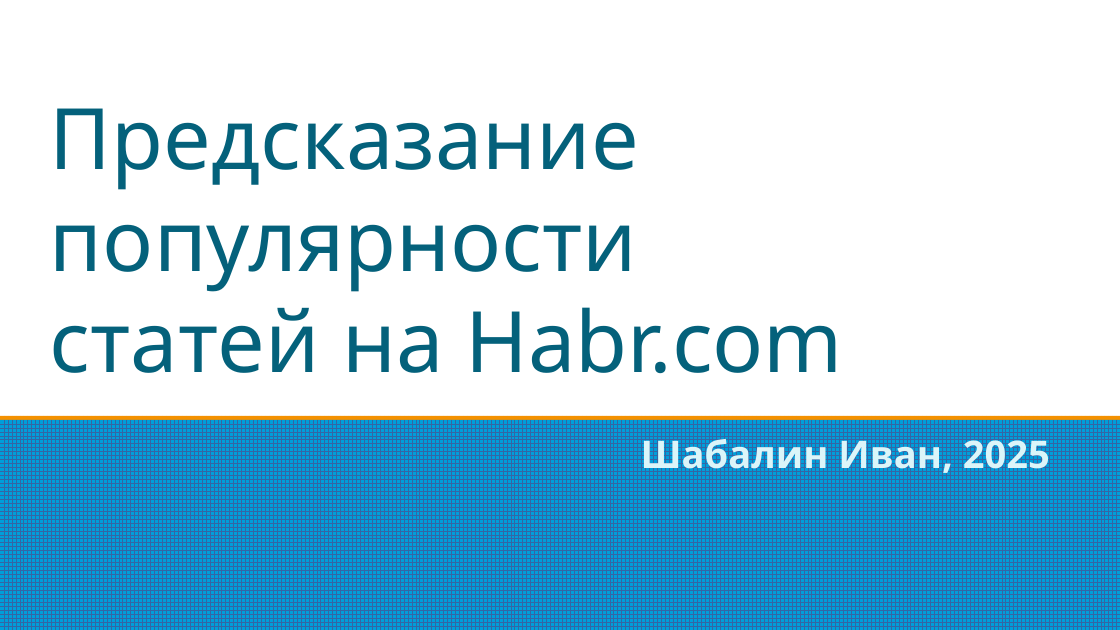
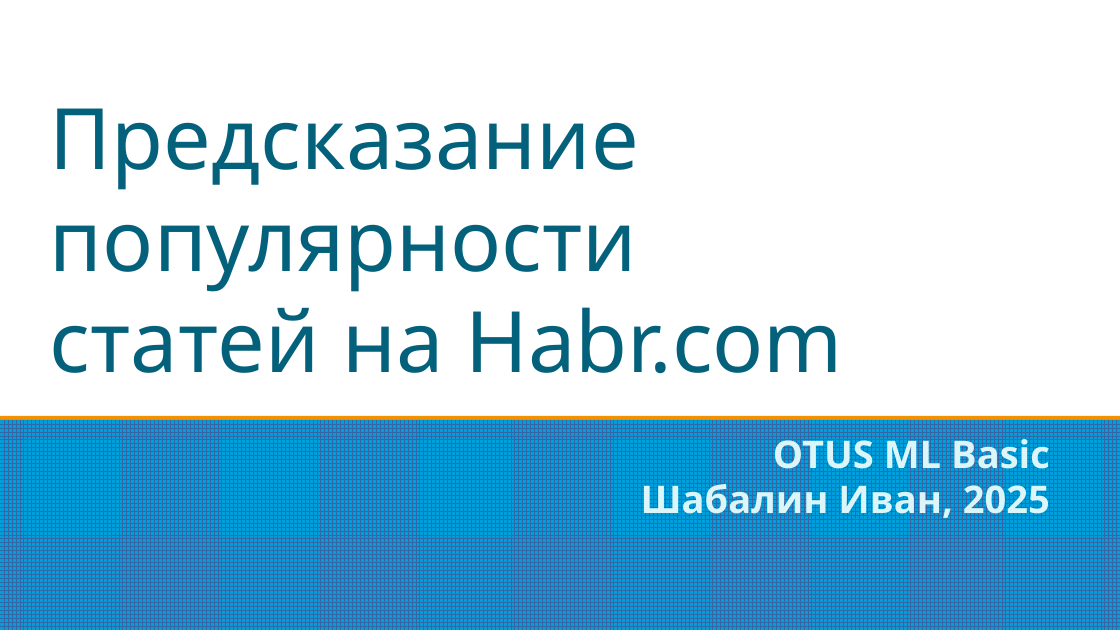
Before and after one commit to IIShabalin/OTUS-ML, a slide deck: slide 1 of Final/final.odp. Drawn at 1120x630 pixels with LibreOffice and Linux fonts; fonts in the diff are those of the drawing. Boxes give left, top, right and bottom in pixels: in the first picture for what was removed or moved away, otherwise in the second. Text is boxed around its words. In the diff, an @@ line names an element or a change of style, - is before the commit and + after.

```diff
--- a/Final/final.odp
+++ b/Final/final.odp
@@ subtitle at (773,432,1050,478): paragraph added @@
+OTUS ML Basic
```
Also in this commit, not shown: 4 other slides changed, 2 slides added, 4 other files.
